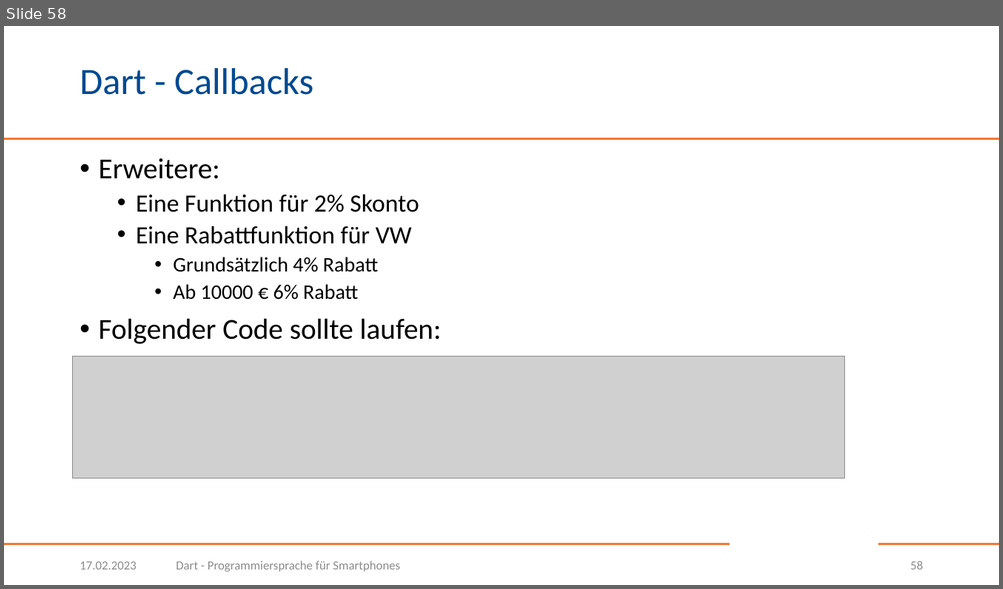
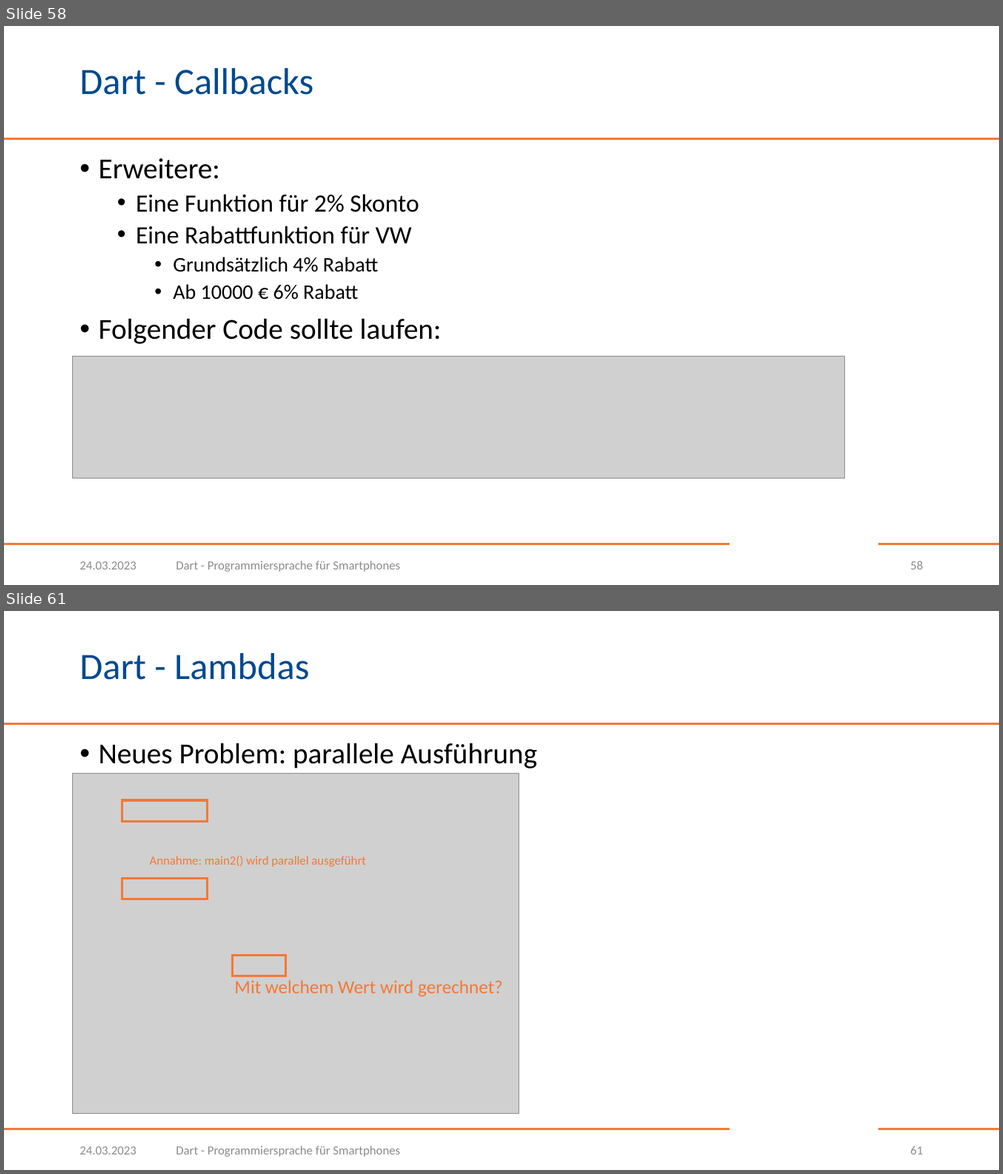
Before and after one commit to BogyMitutoyoCTL/DecisionMakingApp, a slide deck: presentations/Dart.pptx. Shown one above the other, each under a label of ours: slide 58 before the commit, slides 58 and 61 after it; the slides between them are not shown. The pictures are 1003x589 and 1003x1174 pixels, drawn with LibreOffice and Linux fonts; fonts in the diff are those of the drawing; grey boxes stand for pictures; background and template pictures are left out. Boxes give left, top, right and bottom in pixels: in the first picture for what was removed or moved away, otherwise in the second. Text is boxed around its words. In the diff, an @@ line names an element or a change of style, - is before the commit and + after.

Commit message:
Add slides for lambdas

```diff
--- a/presentations/Dart.pptx
+++ b/presentations/Dart.pptx
@@ slide 61 added at <box>4,611,999,1170</box>, background #FFFFFF; not listed: 3 template elements that a slide beside it also shows @@
@@ title added at <box>79,653,309,680</box>, 36 pt, text #004990 @@
+Dart - Lambdas
@@ text added at <box>99,743,537,769</box>, 28 pt, text #000000 @@
+• Neues Problem: parallele Ausführung
@@ picture added at <box>73,774,519,1114</box> @@
@@ rectangle added at <box>122,800,207,821</box>, outline #F47836 2.25 pt @@
@@ text added at <box>150,856,366,867</box>, 12 pt, text #F47836 @@
+Annahme: main2() wird parallel ausgeführt
@@ rectangle added at <box>122,879,207,900</box>, outline #F47836 2.25 pt @@
@@ rectangle added at <box>233,955,285,976</box>, outline #F47836 2.25 pt @@
@@ text added at <box>234,980,503,997</box>, 18 pt, text #F47836 @@
+Mit welchem Wert wird gerechnet?
@@ text added at <box>79,1147,136,1155</box>, 12 pt, text #8C8C8C @@
+24.03.2023
@@ text added at <box>176,1146,400,1157</box>, 12 pt, text #8C8C8C @@
+Dart - Programmiersprache für Smartphones
@@ page number added at <box>910,1147,922,1155</box>, 12 pt, text #8C8C8C @@
+61
@@ slide 58 changed as well @@
@@ text at <box>79,562,136,570</box>: text changed @@
-17.02.2023
+24.03.2023
```
Also in this commit, not shown: 57 other slides changed, 5 other slides added.
